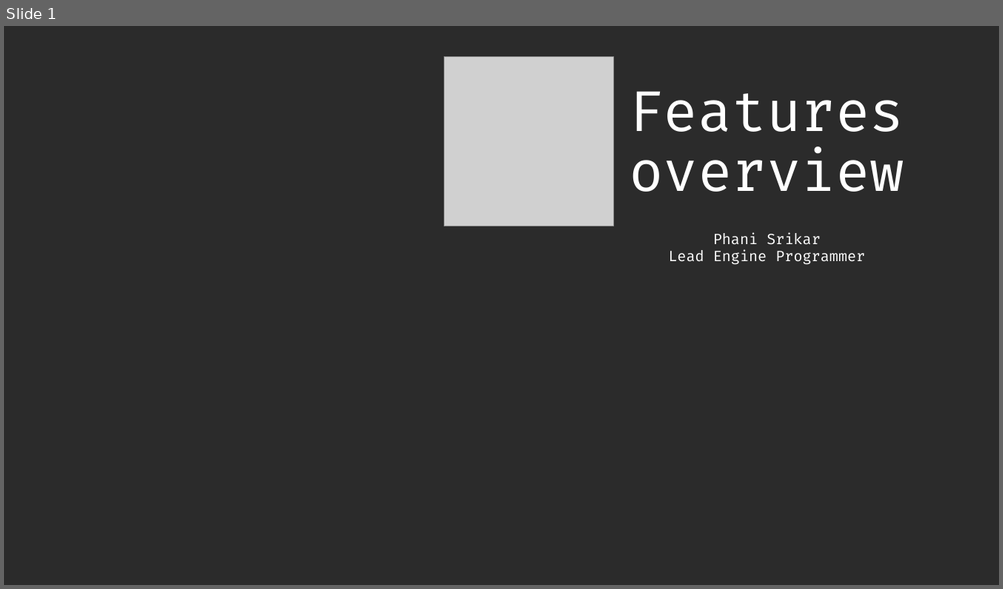
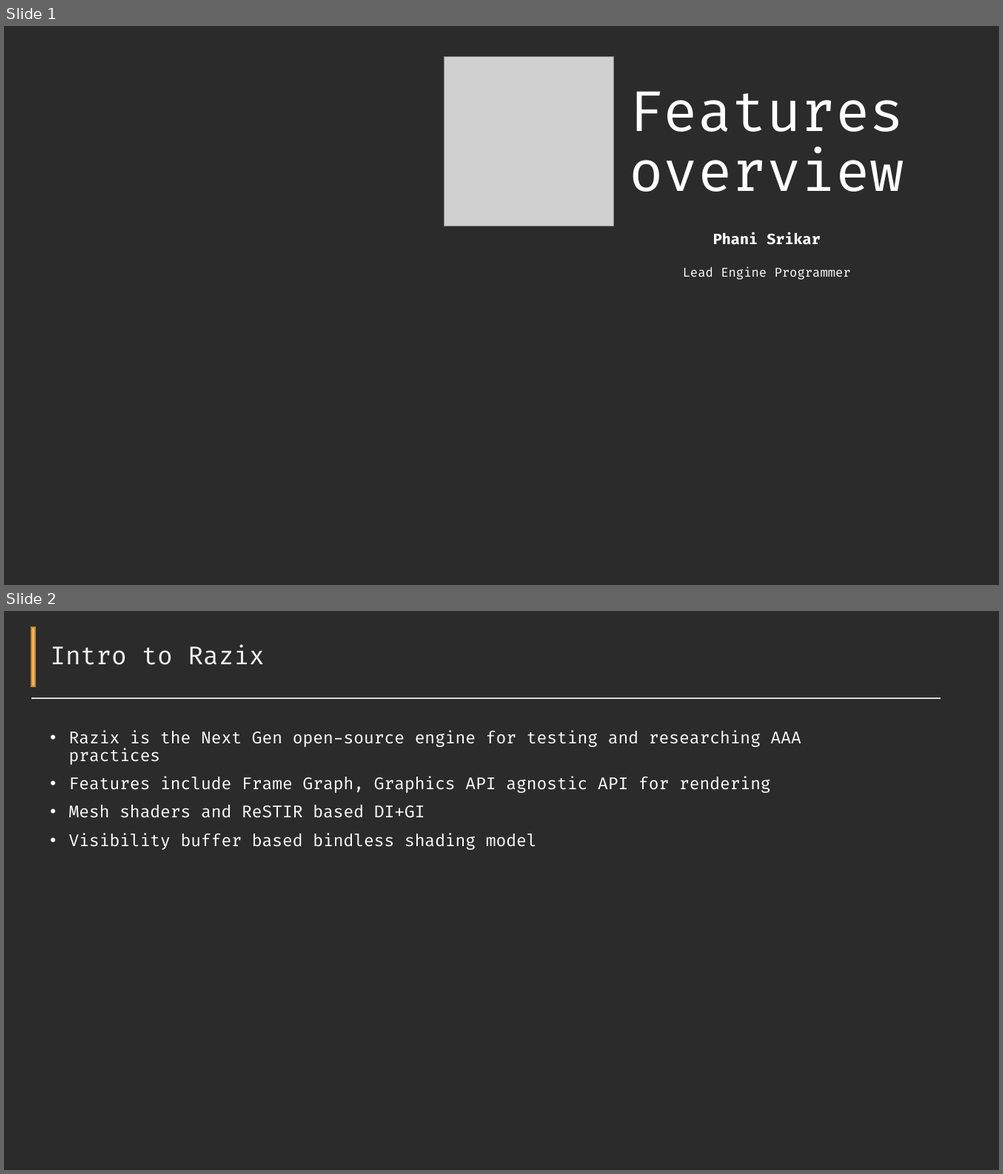
Before and after one commit to Pikachuxxxx/Razix, a slide deck: Docs/Features overview.pptx. Shown one above the other, each under a label of ours: slide 1 before the commit, slides 1 and 2 after it. The pictures are 1003x589 and 1003x1174 pixels, drawn with LibreOffice and Linux fonts; fonts in the diff are those of the drawing; grey boxes stand for pictures; background and template pictures are left out; a plain dark background stands for a picture behind light text. Boxes give left, top, right and bottom in pixels: in the first picture for what was removed or moved away, otherwise in the second. Text is boxed around its words. In the diff, an @@ line names an element or a change of style, - is before the commit and + after.

Commit message:
[Graphics] Added Vulkan API markers;

```diff
--- a/Docs/Features overview.pptx
+++ b/Docs/Features overview.pptx
@@ slide 2 added at (4,611,999,1170), background picture (left out) @@
@@ rectangle added at (31,627,35,687), fill #FFB556, outline #BD8640 1 pt @@
@@ title added at (50,645,264,665), 24 pt, text #F2F2F2 @@
+Intro to Razix
@@ line added from (31, 698) to (940, 698), #D9D9D9 1.5 pt @@
@@ text added at (69,730,801,850), 16 pt, text #FFFFFF @@
+• Razix is the Next Gen open-source engine for testing and researching AAA practices
+• Features include Frame Graph, Graphics API agnostic API for rendering
+• Mesh shaders and ReSTIR based DI+GI
+• Visibility buffer based bindless shading model
@@ slide 1 changed as well @@
@@ text "Phani Srikar" at (683,232,851,280): bold on in "Phani Srikar"; size 14 to 12 pt in "Lead Engine Programmer" @@
```
Also in this commit, not shown: 2 other slides added, 7 other files.
